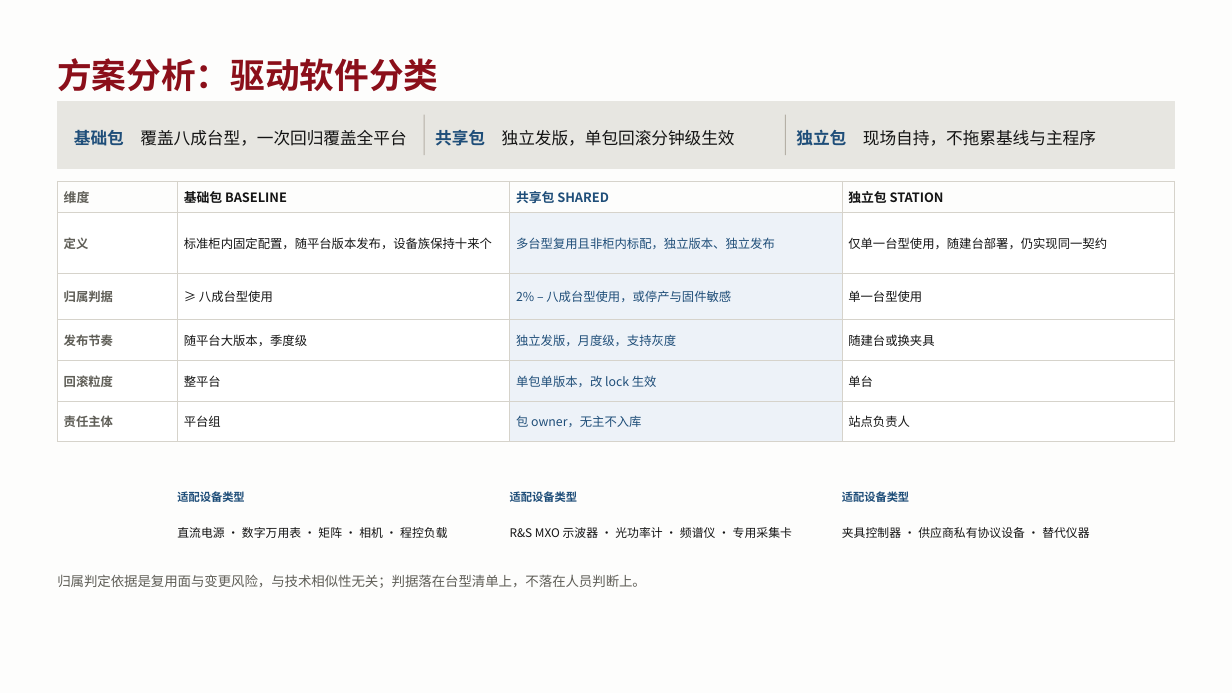
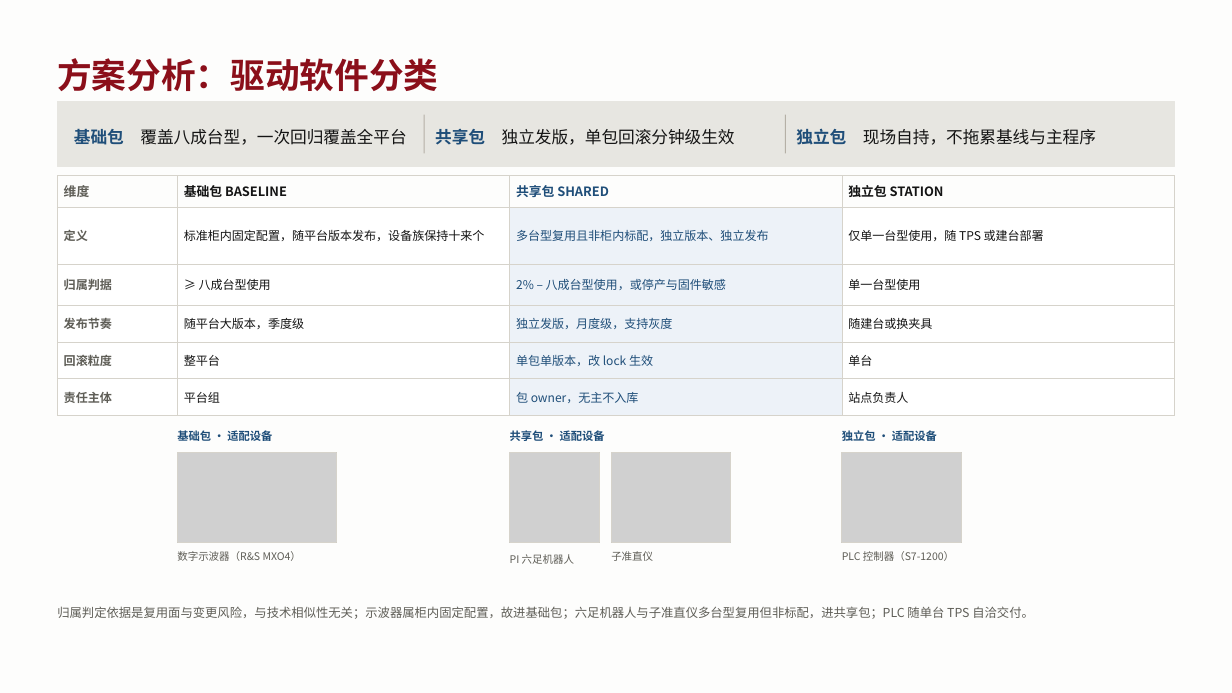
Before and after one commit to KenerlMage/ATEDemo, a slide deck: slide 2 of docs/设备驱动/ATE驱动层重构方案.pptx. Drawn at 1232x693 pixels with LibreOffice and Linux fonts; fonts in the diff are those of the drawing; grey boxes stand for pictures. Boxes give left, top, right and bottom in pixels: in the first picture for what was removed or moved away, otherwise in the second. Text is boxed around its words. In the diff, an @@ line names an element or a change of style, - is before the commit and + after.

```diff
--- a/docs/设备驱动/ATE驱动层重构方案.pptx
+++ b/docs/设备驱动/ATE驱动层重构方案.pptx
@@ line spacing 1.26 to 1.24 in 3 elements at <box>74,129,406,145</box>, <box>435,129,735,145</box>, <box>796,128,1096,145</box> @@
@@ table at <box>57,176,1176,414</box> @@
-row 2, column 4: 仅单一台型使用，随建台部署，仍实现同一契约
+row 2, column 4: 仅单一台型使用，随 TPS 或建台部署
@@ size 9.6 to 9.4 pt in "定义", "标准柜内固定配置，随平台版本发布，设备族保持十来个", "多台型复用且非柜内标配，独立版本、独立发布", "归属判据" and 15 more places @@
@@ table: place and size @@
-table at <box>57,181,1176,442</box>
+table at <box>57,176,1176,414</box>
@@ text at <box>177,429,272,444</box>: text changed @@
-适配设备类型
+基础包 · 适配设备
@@ text at <box>510,429,605,444</box>: text changed @@
-适配设备类型
+共享包 · 适配设备
@@ text at <box>842,429,937,444</box>: text changed @@
-适配设备类型
+独立包 · 适配设备
@@ picture added at <box>177,453,336,543</box> @@
@@ rectangle added at <box>177,453,336,543</box>, outline #D6D3CB 0.75 pt @@
@@ picture added at <box>510,453,600,543</box> @@
@@ rectangle added at <box>510,453,600,543</box>, outline #D6D3CB 0.75 pt @@
@@ picture added at <box>612,453,731,543</box> @@
@@ rectangle added at <box>612,453,731,543</box>, outline #D6D3CB 0.75 pt @@
@@ picture added at <box>842,453,961,543</box> @@
@@ rectangle added at <box>842,453,961,543</box>, outline #D6D3CB 0.75 pt @@
@@ text removed at <box>177,527,447,538</box> @@
-直流电源 · 数字万用表 · 矩阵 · 相机 · 程控负载
@@ text removed at <box>510,527,792,538</box> @@
-R&S MXO 示波器 · 光功率计 · 频谱仪 · 专用采集卡
@@ text removed at <box>842,527,1089,538</box> @@
-夹具控制器 · 供应商私有协议设备 · 替代仪器
@@ text added at <box>177,551,301,561</box>, 8.2 pt, text #5F5E57 @@
+数字示波器（R&S MXO4）
@@ text added at <box>510,554,574,564</box>, 8.2 pt, text #5F5E57 @@
+PI 六足机器人
@@ text added at <box>611,551,653,561</box>, 8.2 pt, text #5F5E57 @@
+子准直仪
@@ text added at <box>842,551,954,561</box>, 8.2 pt, text #5F5E57 @@
+PLC 控制器（S7-1200）
@@ text at <box>57,606,1034,619</box>: text changed; size 10.5 to 9.6 pt @@
-归属判定依据是复用面与变更风险，与技术相似性无关；判据落在台型清单上，不落在人员判断上。
+归属判定依据是复用面与变更风险，与技术相似性无关；示波器属柜内固定配置，故进基础包；六足机器人与子准直仪多台型复用但非标配，进共享包；PLC 随单台 TPS 自洽交付。
```
Also in this commit, not shown: 4 other slides changed, 16 other files.
